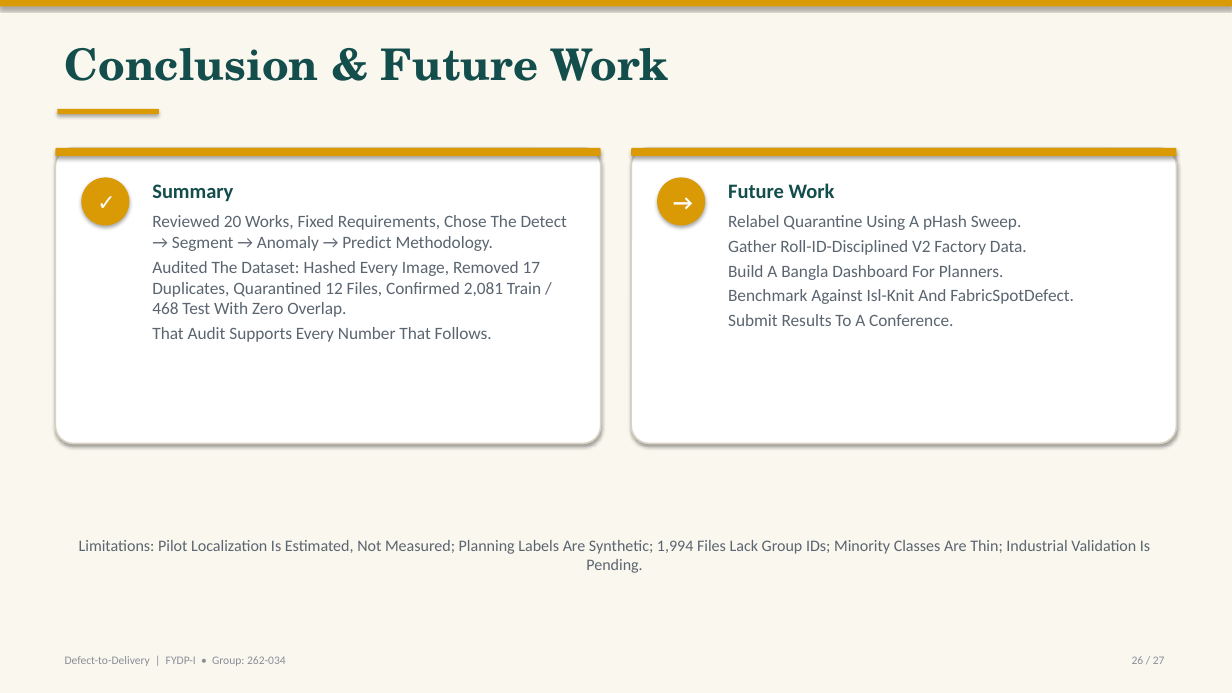
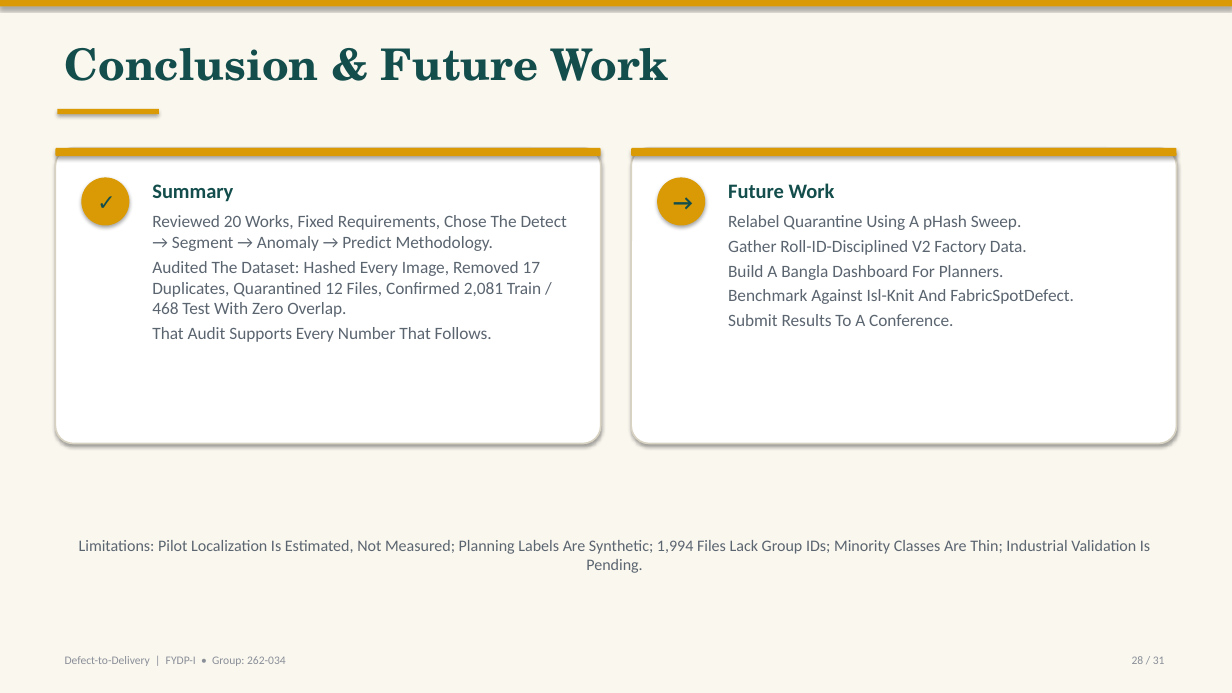
Before and after one commit to labib-ux/FYDP, a slide deck: slide 28 of slides/FYDP-I_Defect-to-Delivery.pptx (slide 26 before the commit). Drawn at 1232x693 pixels with LibreOffice and Linux fonts; fonts in the diff are those of the drawing. Boxes give left, top, right and bottom in pixels: in the first picture for what was removed or moved away, otherwise in the second. Text is boxed around its words. In the diff, an @@ line names an element or a change of style, - is before the commit and + after.

```diff
--- a/slides/FYDP-I_Defect-to-Delivery.pptx
+++ b/slides/FYDP-I_Defect-to-Delivery.pptx
@@ ellipse "✓" at <box>81,177,129,226</box>: text colour #FFFFFF to #144E4C @@
@@ ellipse "→" at <box>657,177,705,226</box>: text colour #FFFFFF to #144E4C @@
@@ text at <box>1132,656,1165,664</box>: text changed @@
-26 / 27
+28 / 31
```
Also in this commit, not shown: 26 other slides changed, 2 slides added.
